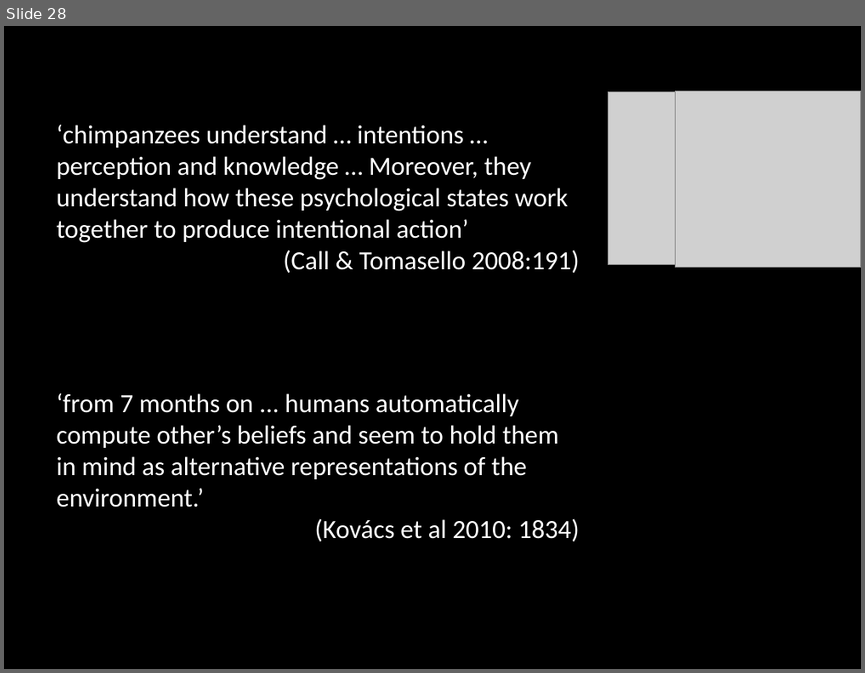
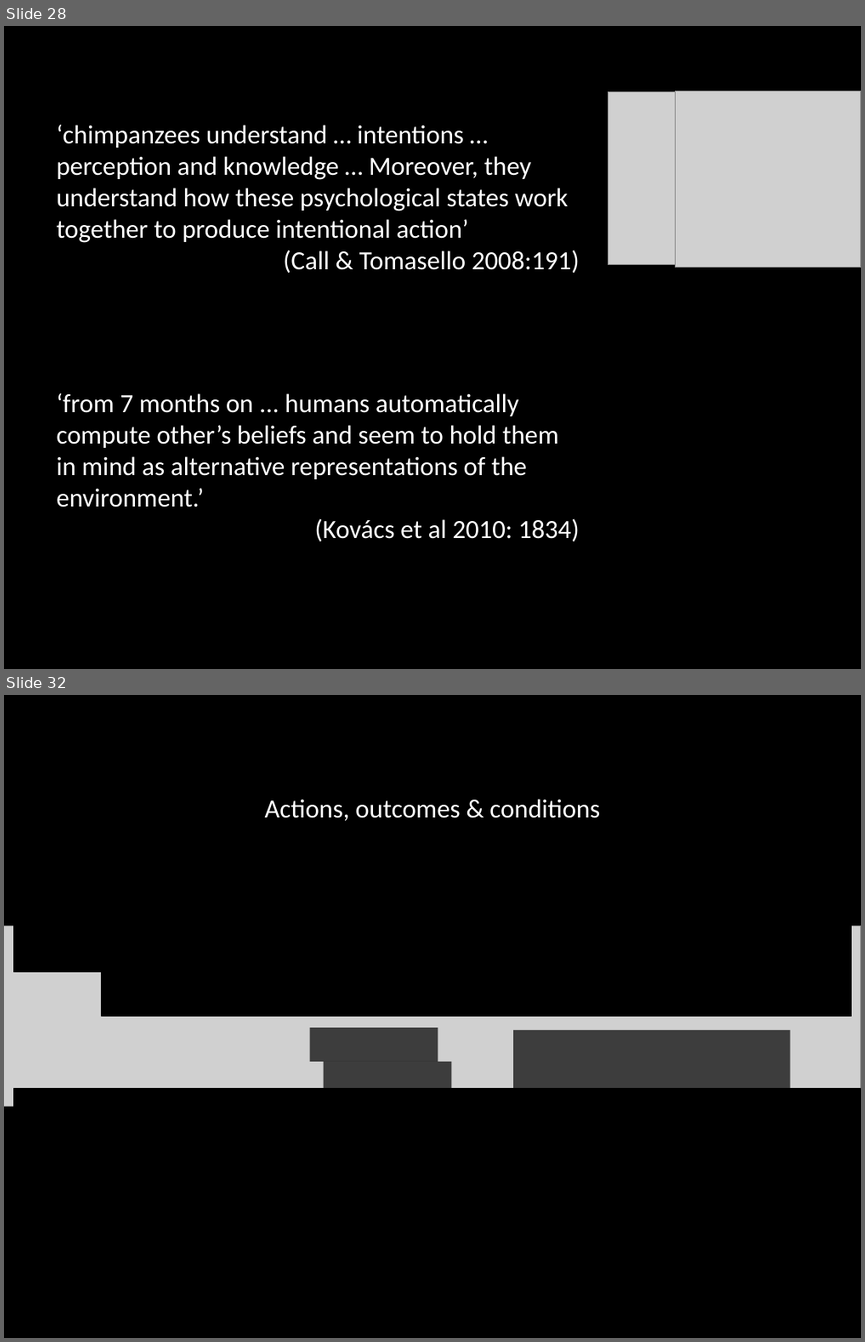
Before and after one commit to butterfill/lecture_mindreading_joint_action_philosophical_tools, a slide deck: lecture 02 what are mental states/lecture02.what are mental states.ppt.pptx. Shown one above the other, each under a label of ours: slide 28 before the commit, slides 28 and 32 after it; the slides between them are not shown. The pictures are 865x673 and 865x1342 pixels, drawn with LibreOffice and Linux fonts; fonts in the diff are those of the drawing; grey boxes stand for pictures. Boxes give left, top, right and bottom in pixels: in the first picture for what was removed or moved away, otherwise in the second. Text is boxed around its words. In the diff, an @@ line names an element or a change of style, - is before the commit and + after.

```diff
--- a/lecture 02 what are mental states/lecture02.what are mental states.ppt.pptx
+++ b/lecture 02 what are mental states/lecture02.what are mental states.ppt.pptx
@@ slide 32 added at [4,695,861,1338], background #000000 @@
@@ text added at [265,799,600,821], 22 pt, text #FFFFFF @@
+Actions, outcomes & conditions
@@ rectangle added at [14,862,129,972], fill #000000, outline #000000 0.75 pt @@
@@ rectangle added at [102,906,851,1016], fill #000000, outline #000000 0.75 pt @@
@@ picture added at [4,925,861,1106] @@
@@ rectangle added at [310,1027,438,1061], fill #000000 at 70% opacity @@
@@ rectangle added at [513,1030,789,1098], fill #000000 at 70% opacity @@
@@ rectangle added at [324,1061,452,1095], fill #000000 at 70% opacity @@
@@ rectangle added at [14,1089,861,1217], fill #000000, outline #000000 0.75 pt @@
```
Also in this commit, not shown: 1 slide changed, 14 other slides added, 8 other files.
